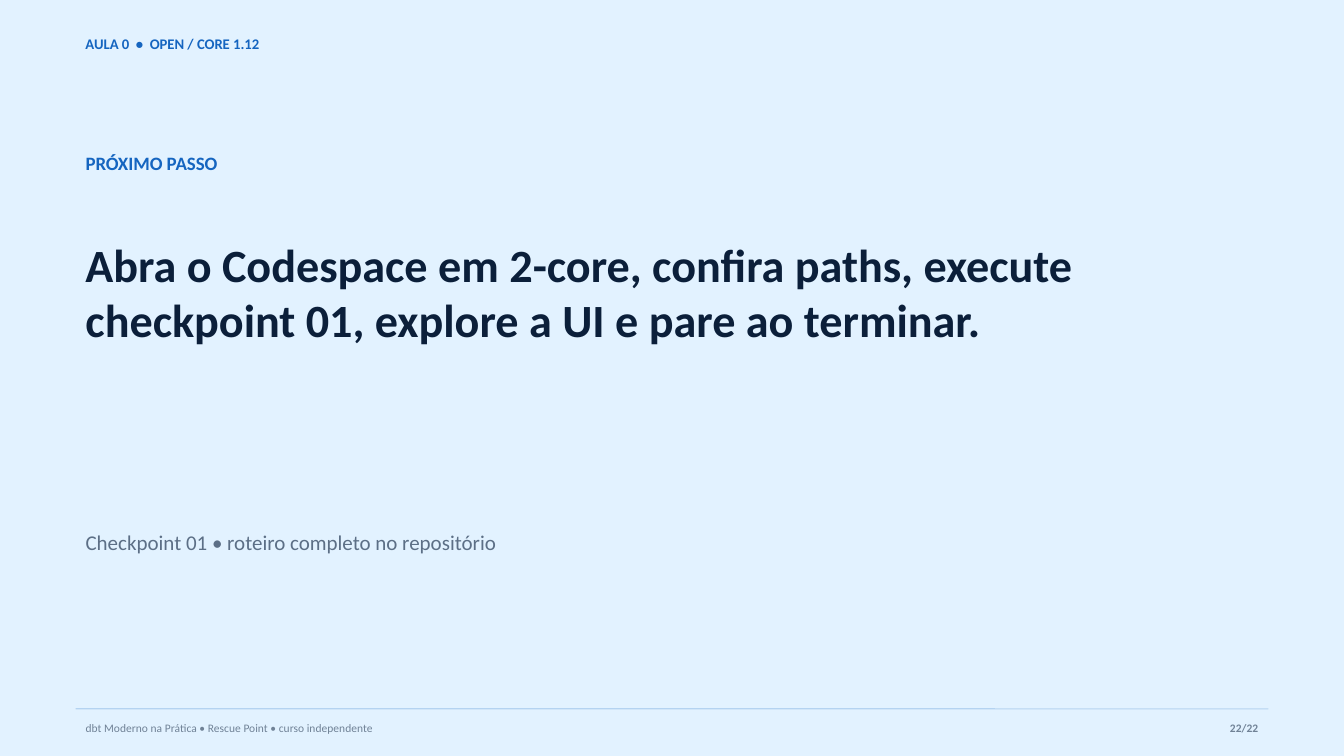
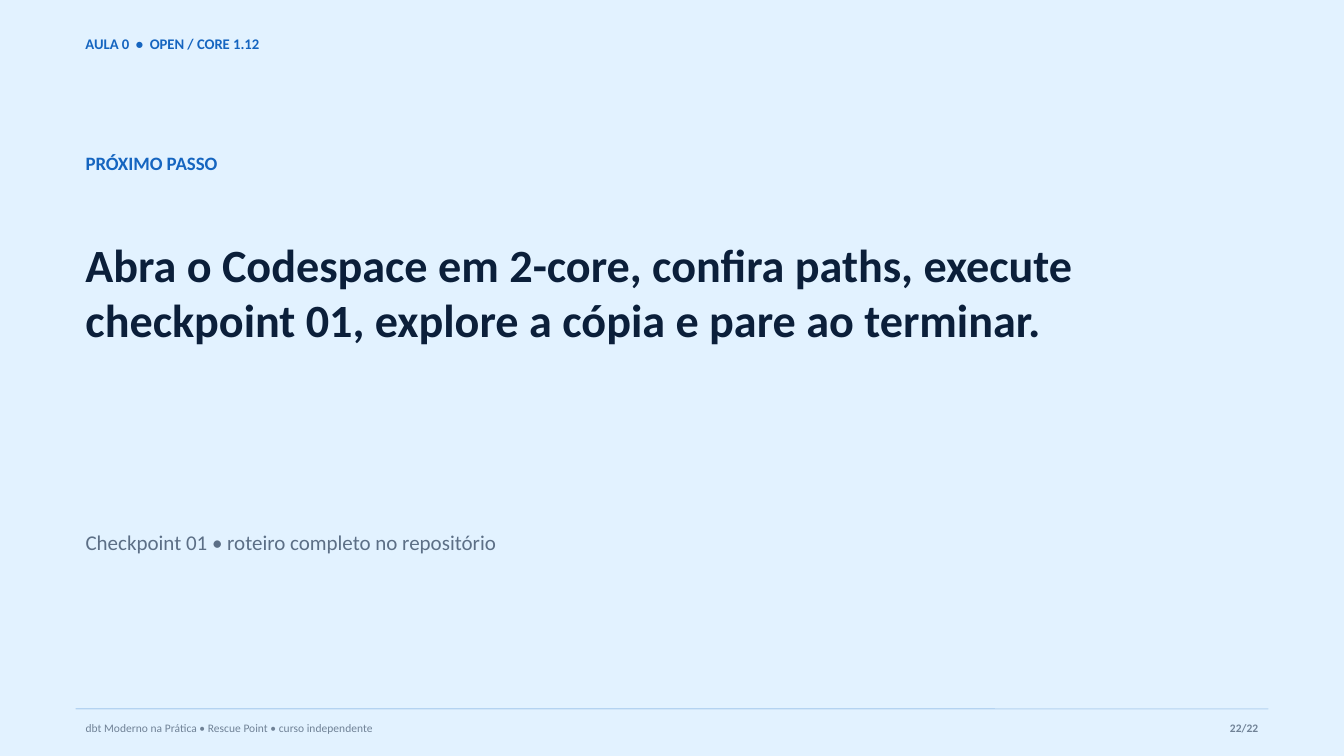
Before and after one commit to AnselmoBorges/dbt-moderno-na-pratica, a slide deck: slide 22 of assets/decks/aula-00-ambiente.pptx. Drawn at 1344x756 pixels with LibreOffice and Linux fonts; fonts in the diff are those of the drawing. Boxes give left, top, right and bottom in pixels: in the first picture for what was removed or moved away, otherwise in the second. Text is boxed around its words. In the diff, an @@ line names an element or a change of style, - is before the commit and + after.

Commit message:
fix: substitui DuckDB UI no Codespaces

```diff
--- a/assets/decks/aula-00-ambiente.pptx
+++ b/assets/decks/aula-00-ambiente.pptx
@@ text at (85, 249, 1073, 345): text changed @@
-Abra o Codespace em 2-core, confira paths, execute checkpoint 01, explore a UI e pare ao terminar.
+Abra o Codespace em 2-core, confira paths, execute checkpoint 01, explore a cópia e pare ao terminar.
```
Also in this commit, not shown: 4 other slides changed, 14 other files.
